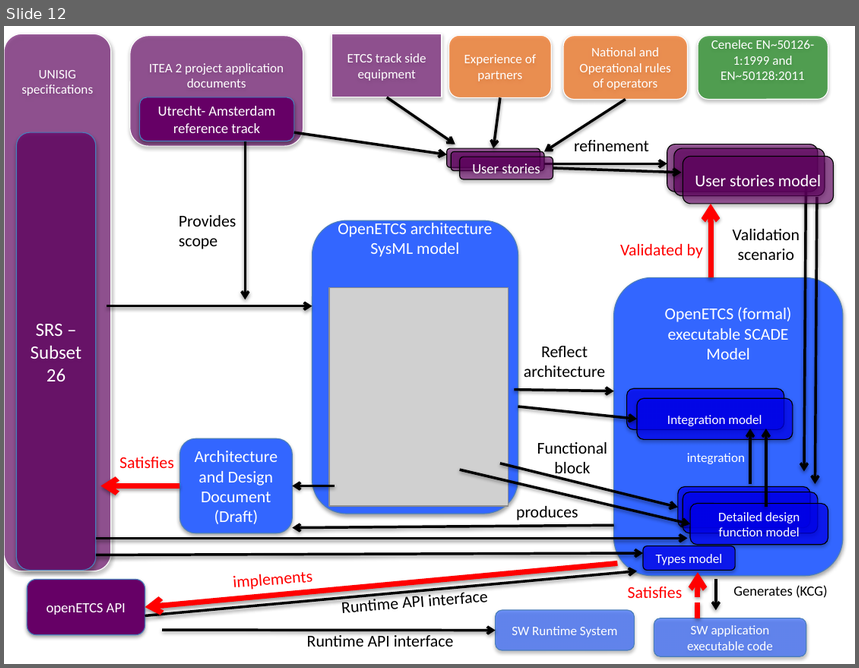
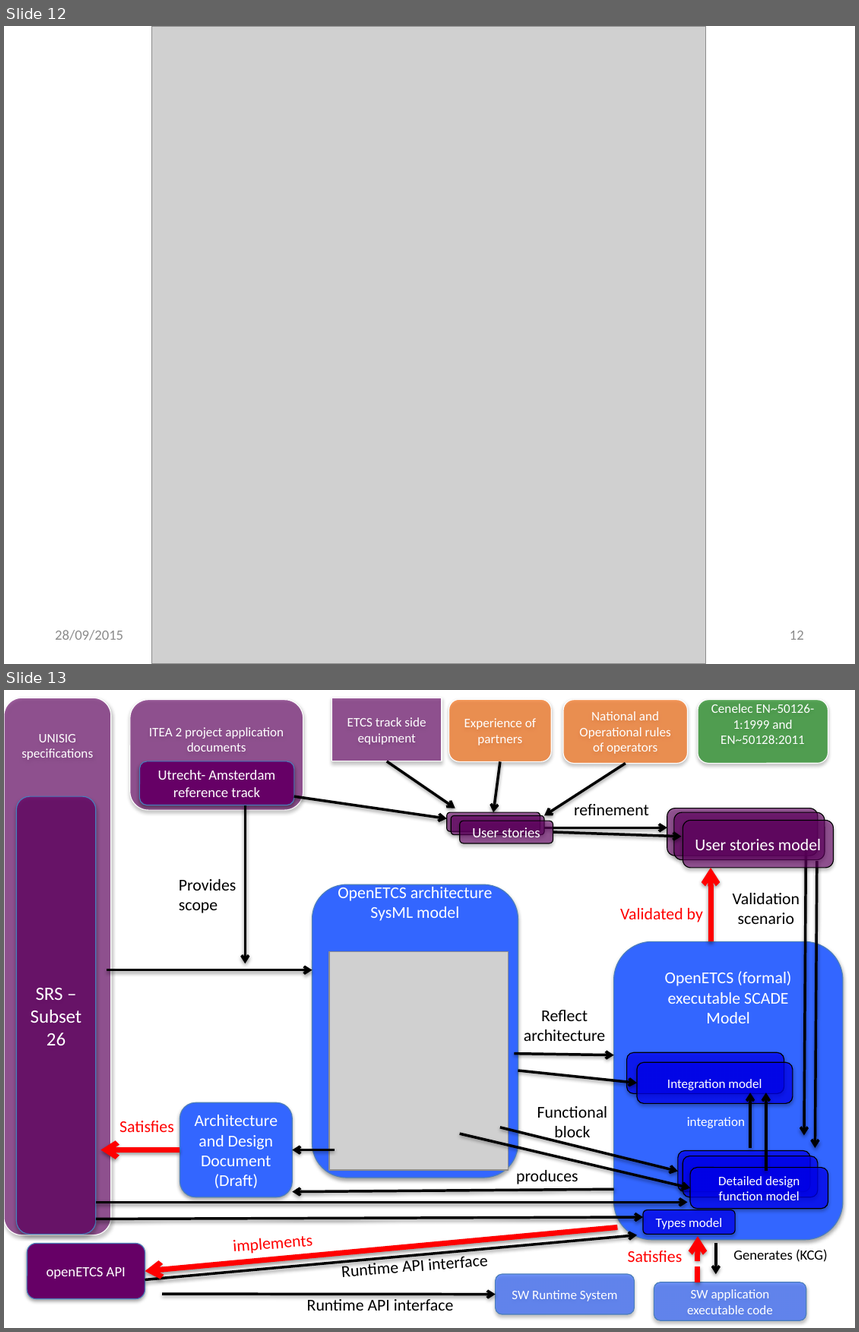
Before and after one commit to openETCS/toolchain, a slide deck: T7.3/TraceabilityArchitecture/images/2015-11-01 openETCS traceability_Figures.pptx. Shown one above the other, each under a label of ours: slide 12 before the commit, slides 12 and 13 after it. The pictures are 859x668 and 859x1332 pixels, drawn with LibreOffice and Linux fonts; fonts in the diff are those of the drawing; grey boxes stand for pictures. Boxes give left, top, right and bottom in pixels: in the first picture for what was removed or moved away, otherwise in the second. Text is boxed around its words. In the diff, an @@ line names an element or a change of style, - is before the commit and + after.

```diff
--- a/T7.3/TraceabilityArchitecture/images/2015-11-01 openETCS traceability_Figures.pptx
+++ b/T7.3/TraceabilityArchitecture/images/2015-11-01 openETCS traceability_Figures.pptx
@@ slide 12 added at (4, 26, 855, 664), background #FFFFFF @@
@@ picture added at (152, 26, 706, 664) @@
@@ text added at (55, 630, 123, 641), 12 pt, text #8C8C8C @@
+28/09/2015
@@ page number added at (790, 631, 804, 640), 12 pt, text #8C8C8C @@
+12
@@ what was slide 12 is now slide 13 @@
```
Also in this commit, not shown: 2 slides changed, 1 other slide added, 16 other files.
